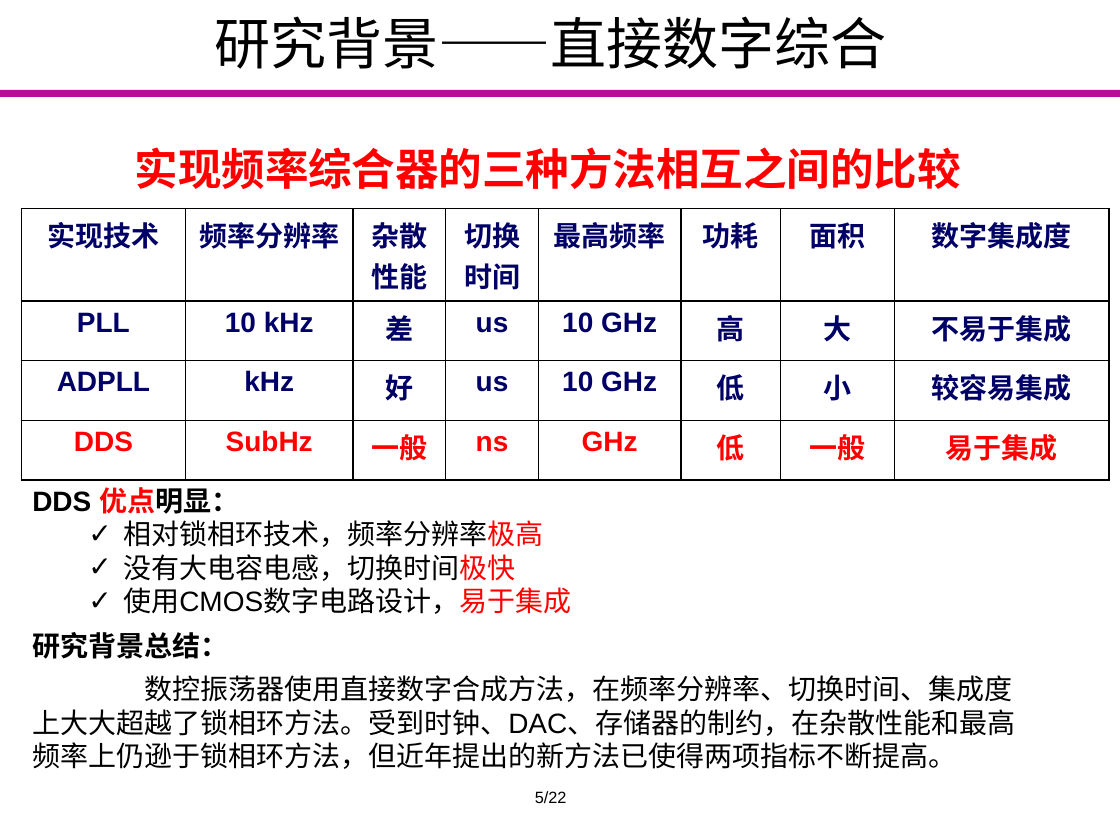
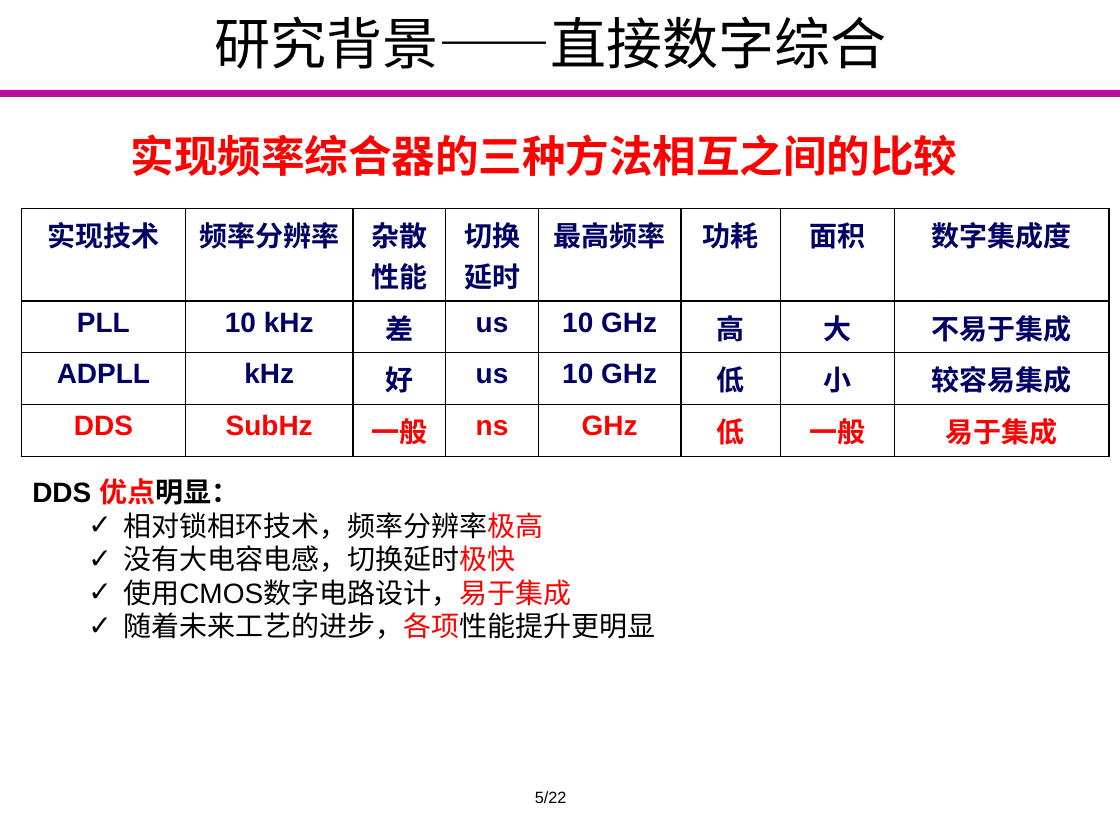
Before and after one commit to Markov2016/kaiti, a slide deck: slide 6 of ppt/yyx_v1.0.pptx. Drawn at 1120x840 pixels with LibreOffice and Linux fonts; fonts in the diff are those of the drawing; background and template pictures are left out. Boxes give left, top, right and bottom in pixels: in the first picture for what was removed or moved away, otherwise in the second. Text is boxed around its words. In the diff, an @@ line names an element or a change of style, - is before the commit and + after.

```diff
--- a/ppt/yyx_v1.0.pptx
+++ b/ppt/yyx_v1.0.pptx
@@ text "实现频率综合器的三种方法相互之间的比较": place and size @@
-text "实现频率综合器的三种方法相互之间的比较" at [135, 147, 961, 189]
+text "实现频率综合器的三种方法相互之间的比较" at [131, 134, 957, 176]
@@ table at [21, 208, 1109, 449] @@
-row 1, column 4: 切换时间
+row 1, column 4: 切换延时
@@ text "DDS 优点明显：": place and size @@
-text "DDS 优点明显：" at [32, 487, 571, 614]
+text "DDS 优点明显：" at [32, 478, 655, 639]
@@ text at [123, 545, 515, 572]: text changed @@
-  ✓ 没有大电容电感，切换时间极快
+  ✓ 没有大电容电感，切换延时极快
@@ text at [123, 612, 655, 639]: paragraph added @@
+  ✓ 随着未来工艺的进步，各项性能提升更明显
@@ text removed at [32, 632, 1015, 769] @@
-研究背景总结：
-数控振荡器使用直接数字合成方法，在频率分辨率、切换时间、集成度上大大超越了锁相环方法。受到时钟、DAC、存储器的制约，在杂散性能和最高频率上仍逊于锁相环方法，但近年提出的新方法已使得两项指标不断提高。
```
Also in this commit, not shown: 5 other slides changed, 5 slides added, 12 slides removed.
